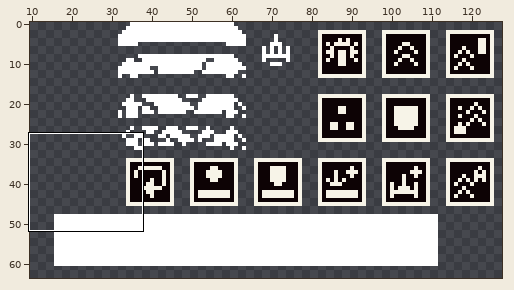
File history of a pixel-art file, 2025_UNIR_SpaceShooter_PabloVera/Assets/Sprites/spritesExtra.aseprite. The picture above shows the old version from afar; the outline marks the close-up.
Close-up. Before:
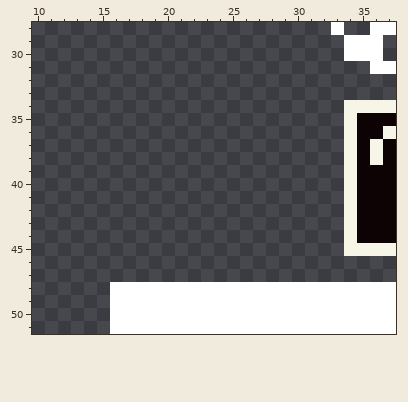
128x64 pixels, 1 frame. Shown: x 10..37, y 28..51. The wide view leaves out empty margins.
Now the later version:
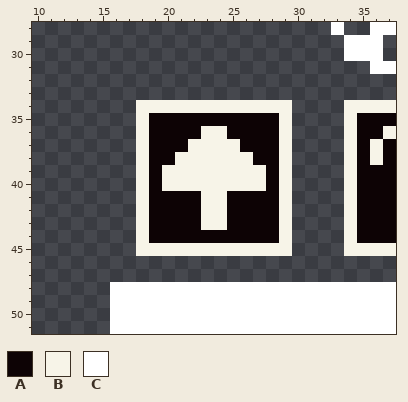
Palette (. is transparent): A #0d0305  B #f7f4e8  C #ffffff
The edit:
y 34: x 18..29 ............ -> BBBBBBBBBBBB
y 35: x 18..29 ............ -> BAAAAAAAAAAB
y 36: x 18..29 ............ -> BAAAABBAAAAB
y 37: x 18..29 ............ -> BAAABBBBAAAB
y 38: x 18..29 ............ -> BAABBBBBBAAB
y 39..40: x 18..29 ............ -> BABBBBBBBBAB
y 41..43: x 18..29 ............ -> BAAAABBAAAAB
y 44: x 18..29 ............ -> BAAAAAAAAAAB
y 45: x 18..29 ............ -> BBBBBBBBBBBB
